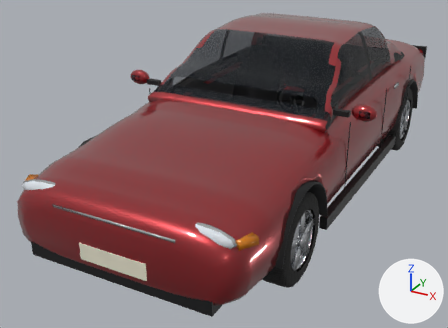
An edit to the Blender file blender/car_sedan.blend, drawn before and after from the same camera.
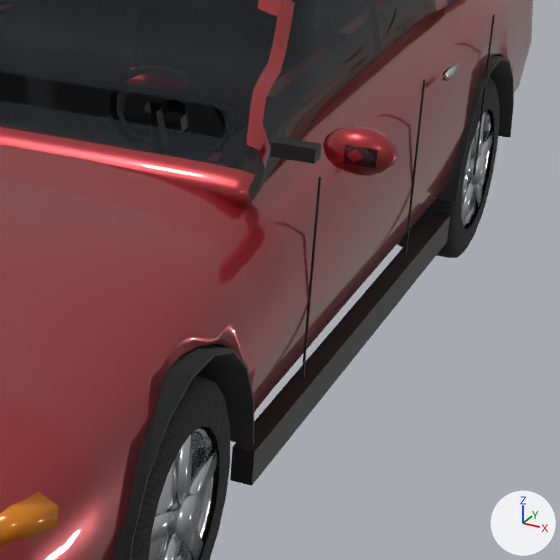
Old and new are each drawn whole from a 50 mm lens placed at (2.22, -4.94, 2.55), pointed at (-0.3, -0.36, 0.25) and again close up on the part from 53% to 97% of the width and 19% to 78% of the height. The axes (+X, +Y, +Z) are drawn at lower right. The lights are the same throughout. The older version's two pictures come first.

Objects in the first close-up: 'Body', 'Door_L', 'wheel_FL', 'wheel_RL'.
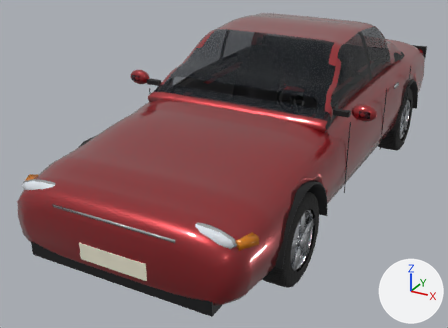
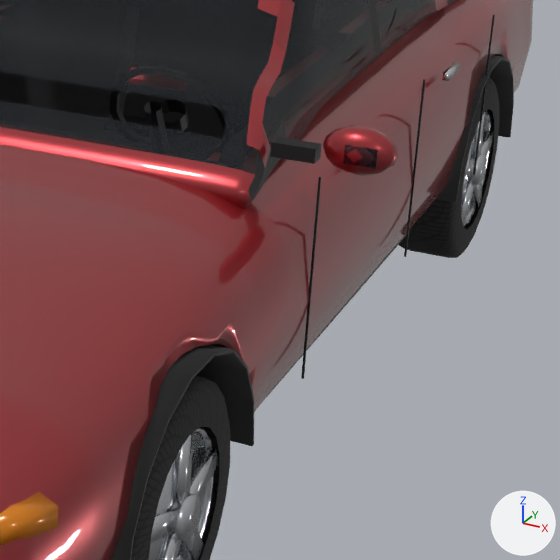
Where the change shows, as pixel boxes (x1, y1, x2, y2) in the close-ups (560 x 560 px; the box of a moved part takes in the faces that stretch with it):
part 1 of me_sedan_body, moved or reshaped (mostly hidden afterwards): before (230, 212, 450, 486); after (264, 234, 406, 400)

What the commit changed:
me_sedan_body is used by ob_body; parent ob_sedan; location (0.0, 0.0, 0.0).
me_sedan_body had 3572 vertices, 3164 faces and spanned x -1.12..1.12, y -2.37..2.46, z 0.21..1.45.
me_sedan_body now has 3572 vertices, 3164 faces and spans x -1.12..1.12, y -2.37..2.46, z 0.22..1.45.
Part 1, on me_sedan_body:
Vertex 2720 of me_sedan_body moves from (0.86, -0.98, 0.21) at pixel (230, 480) to (0.74, -0.93, 0.23).
Vertex 2721 of me_sedan_body moves from (0.86, -0.98, 0.31) at pixel (232, 446) to (0.74, -0.93, 0.31).
Vertex 2722 of me_sedan_body moves from (0.86, 0.98, 0.21) to (0.74, 0.93, 0.23).
Vertex 2723 of me_sedan_body moves from (0.86, 0.98, 0.31) at pixel (433, 212) to (0.74, 0.93, 0.31).
Vertex 2724 of me_sedan_body moves from (0.92, -0.98, 0.21) at pixel (251, 485) to (0.79, -0.93, 0.23).
Vertex 2725 of me_sedan_body moves from (0.92, -0.98, 0.31) at pixel (254, 452) to (0.79, -0.93, 0.31).
Vertex 2726 of me_sedan_body moves from (0.92, 0.98, 0.21) at pixel (446, 241) to (0.79, 0.93, 0.23).
Vertex 2727 of me_sedan_body moves from (0.92, 0.98, 0.31) at pixel (450, 215) to (0.79, 0.93, 0.31).
Vertex 3309 of me_sedan_body moves from (0.86, -0.6, 0.21) to (0.74, -0.6, 0.23).
Vertex 3310 of me_sedan_body moves from (0.86, -0.6, 0.31) at pixel (281, 389) to (0.74, -0.6, 0.31).
Vertex 3311 of me_sedan_body moves from (0.92, -0.6, 0.21) at pixel (299, 425) to (0.79, -0.6, 0.23) at pixel (256, 409).
Vertex 3312 of me_sedan_body moves from (0.92, -0.6, 0.31) at pixel (302, 393) to (0.79, -0.6, 0.31).
Vertex 3376 of me_sedan_body moves from (0.86, 0.41, 0.31) at pixel (385, 267) to (0.74, 0.41, 0.31).
Vertex 3377 of me_sedan_body moves from (0.92, 0.41, 0.21) at pixel (400, 299) to (0.79, 0.41, 0.23) at pixel (362, 286).
Vertex 3398 of me_sedan_body moves from (0.86, 0.41, 0.21) to (0.74, 0.41, 0.23).
Vertex 3399 of me_sedan_body moves from (0.92, 0.41, 0.31) at pixel (403, 271) to (0.79, 0.41, 0.31).
Other edits to the shape of me_sedan_body do not show in these pictures.
